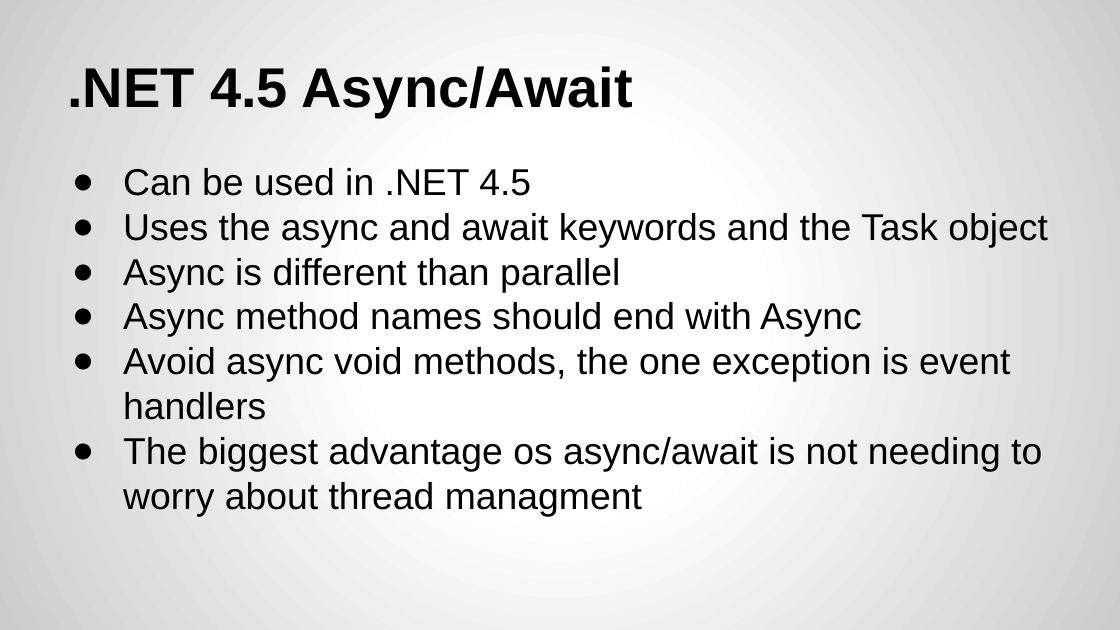
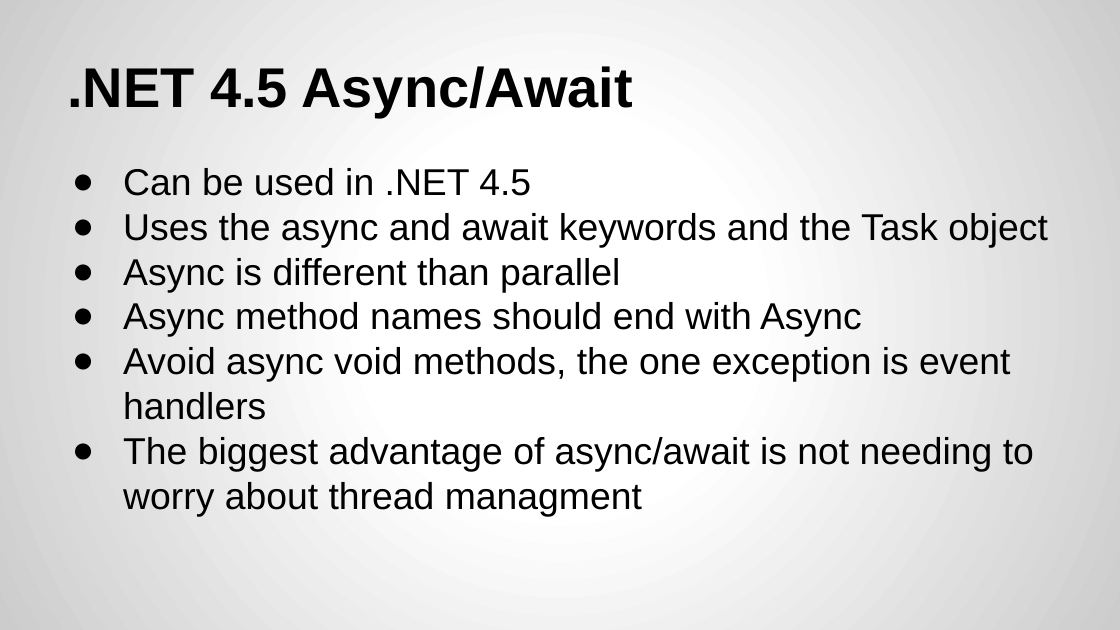
Before and after one commit to CSharpDevConnect/CSharpThreading01, a slide deck: slide 18 of C# Threading.pptx (slide 17 before the commit). Drawn at 1120x630 pixels with LibreOffice and Linux fonts; fonts in the diff are those of the drawing. Boxes give left, top, right and bottom in pixels: in the first picture for what was removed or moved away, otherwise in the second. Text is boxed around its words. In the diff, an @@ line names an element or a change of style, - is before the commit and + after.

```diff
--- a/C# Threading.pptx
+++ b/C# Threading.pptx
@@ text at box(123, 437, 1034, 516): text changed @@
-● The biggest advantage os async/await is not needing to worry about thread managment
+● The biggest advantage of async/await is not needing to worry about thread managment
```
Also in this commit, not shown: 3 slides added, 1 slide removed.
